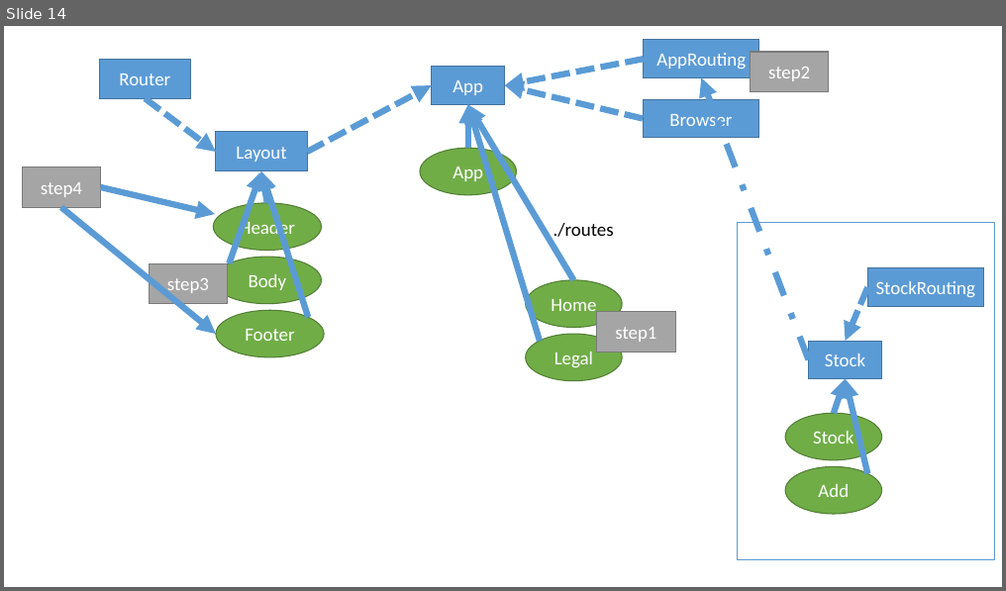
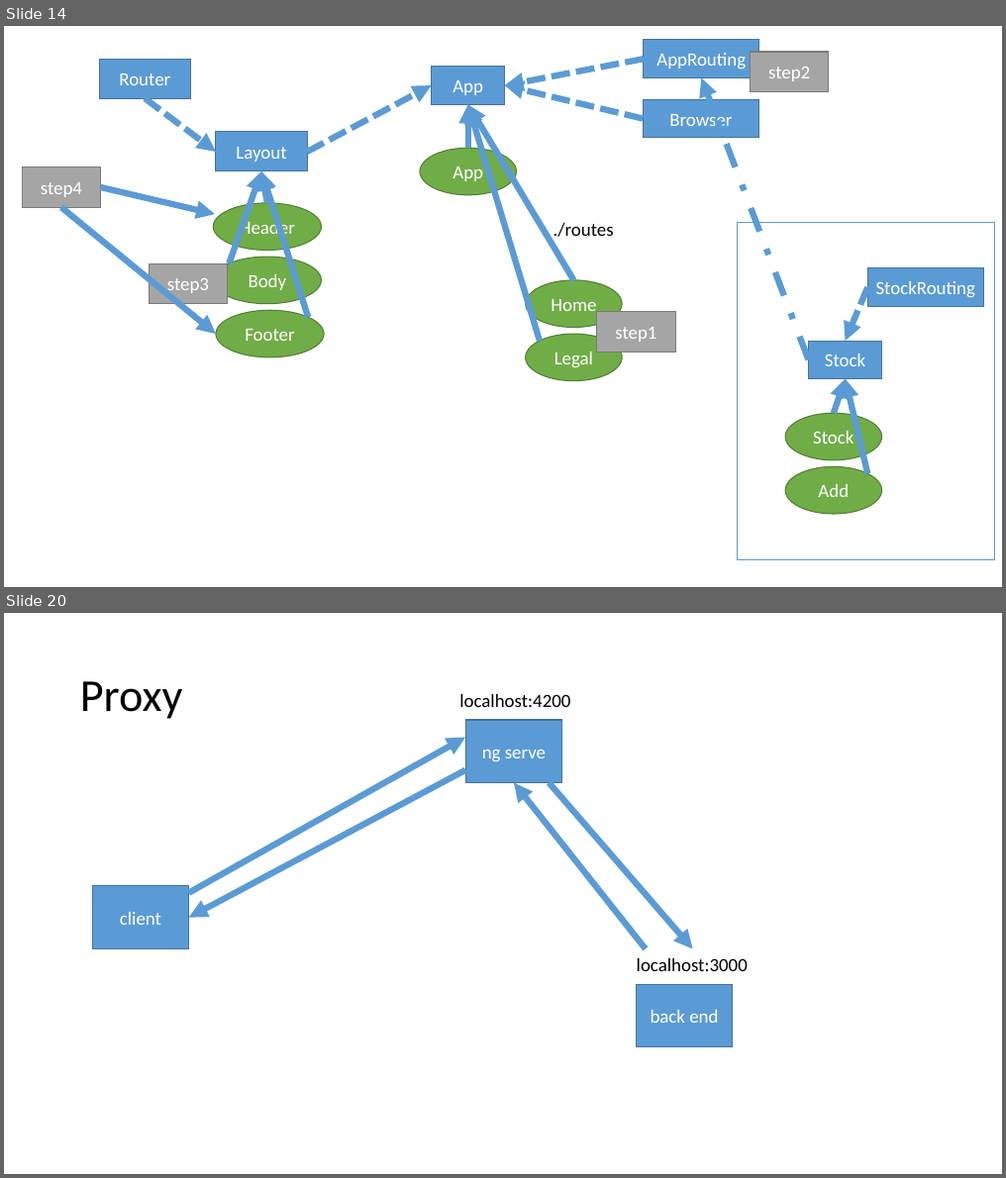
Before and after one commit to jlg-formation/agupa1-july-2023, a slide deck: notes.pptx. Shown one above the other, each under a label of ours: slide 14 before the commit, slides 14 and 20 after it; the slides between them are not shown. The pictures are 1006x591 and 1006x1178 pixels, drawn with LibreOffice and Linux fonts; fonts in the diff are those of the drawing. Boxes give left, top, right and bottom in pixels: in the first picture for what was removed or moved away, otherwise in the second. Text is boxed around its words. In the diff, an @@ line names an element or a change of style, - is before the commit and + after.

```diff
--- a/notes.pptx
+++ b/notes.pptx
@@ slide 20 added at (4, 613, 1002, 1174), background #FFFFFF @@
@@ title added at (80, 681, 183, 719), 44 pt, text #000000 @@
+Proxy
@@ text added at (459, 694, 570, 707), 18 pt, text #000000 @@
+localhost:4200
@@ rectangle added at (466, 720, 562, 783), fill #5B9BD5, outline #43739E 1 pt, 18 pt, text #FFFFFF @@
+ng serve
@@ arrow added from (189, 893) to (466, 738), #5B9BD5 6 pt @@
@@ arrow added from (466, 770) to (189, 918), #5B9BD5 6 pt @@
@@ arrow added from (646, 950) to (514, 783), #5B9BD5 6 pt @@
@@ arrow added from (549, 783) to (693, 950), #5B9BD5 6 pt @@
@@ rectangle added at (92, 886, 189, 950), fill #5B9BD5, outline #43739E 1 pt, 18 pt, text #FFFFFF @@
+client
@@ text added at (637, 959, 747, 971), 18 pt, text #000000 @@
+localhost:3000
@@ rectangle added at (636, 985, 733, 1048), fill #5B9BD5, outline #43739E 1 pt, 18 pt, text #FFFFFF @@
+back end
```
Also in this commit, not shown: 1 slide changed, 7 other slides added.
